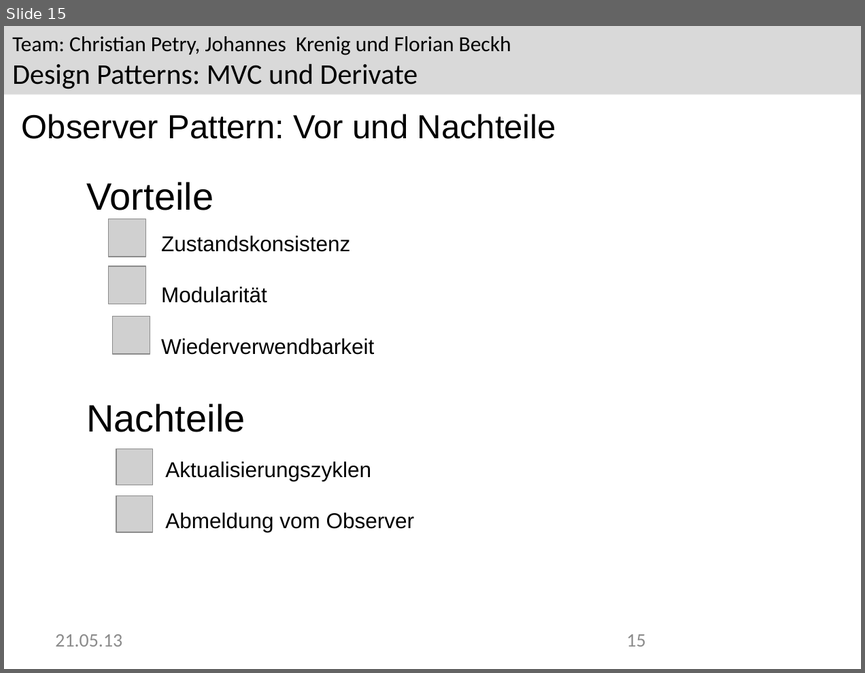
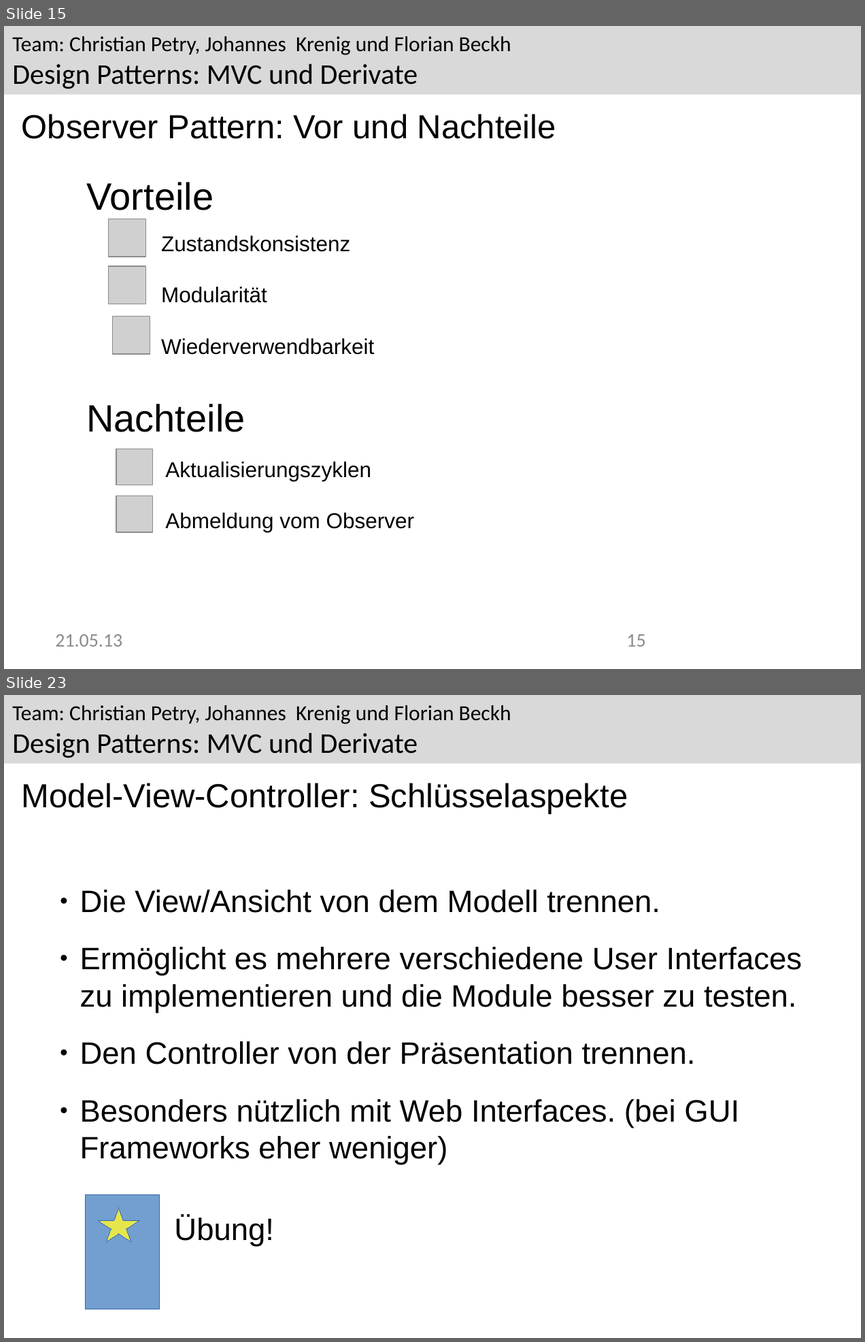
Before and after one commit to Greever/Design-Pattern-MVC, a slide deck: Dokumentation/Praesentation/Observer.odp. Shown one above the other, each under a label of ours: slide 15 before the commit, slides 15 and 23 after it; the slides between them are not shown. The pictures are 865x673 and 865x1342 pixels, drawn with LibreOffice and Linux fonts; fonts in the diff are those of the drawing; grey boxes stand for pictures; background and template pictures are left out. Boxes give left, top, right and bottom in pixels: in the first picture for what was removed or moved away, otherwise in the second. Text is boxed around its words. In the diff, an @@ line names an element or a change of style, - is before the commit and + after.

```diff
--- a/Dokumentation/Praesentation/Observer.odp
+++ b/Dokumentation/Praesentation/Observer.odp
@@ slide 23 added at box(4, 695, 861, 1338), background #FFFFFF; not listed: 1 template element that a slide beside it also shows @@
@@ text added at box(22, 783, 628, 814), 28 pt, text #000000 @@
+Model-View-Controller: Schlüsselaspekte
@@ text added at box(80, 889, 802, 1165), 26 pt, text #000000 @@
+● Die View/Ansicht von dem Modell trennen.
+● Ermöglicht es mehrere verschiedene User Interfaces zu implementieren und die Module besser zu testen.
+● Den Controller von der Präsentation trennen.
+● Besonders nützlich mit Web Interfaces. (bei GUI Frameworks eher weniger)
@@ rectangle added at box(84, 1195, 159, 1309), fill #729FCF, outline #3465AF 0 pt @@
@@ star added at box(99, 1207, 139, 1241), fill #E6E64C, outline #3465AF 0 pt @@
@@ text added at box(174, 1216, 274, 1246), 26 pt, text #000000 @@
+Übung!
```
Also in this commit, not shown: 1 slide changed, 11 other slides added, 7 other files.
